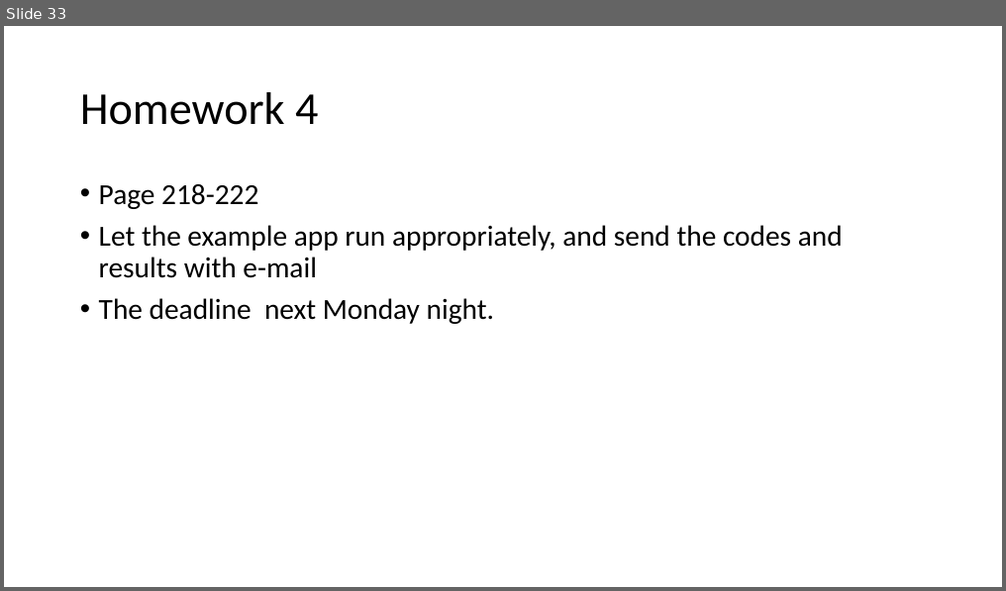
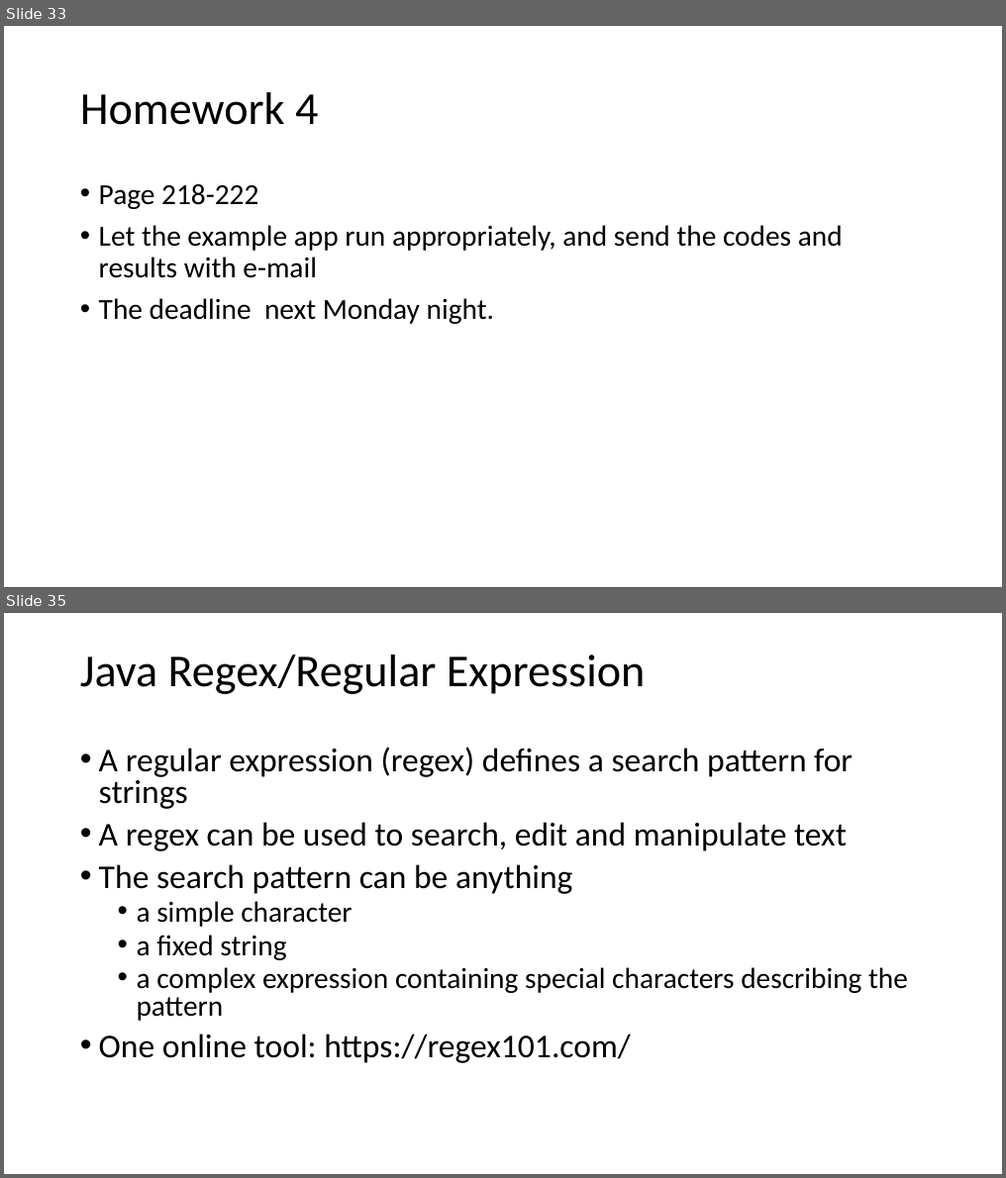
Before and after one commit to tanglw2020/android-class, a slide deck: android activity and intent.pptx. Shown one above the other, each under a label of ours: slide 33 before the commit, slides 33 and 35 after it; the slides between them are not shown. The pictures are 1006x591 and 1006x1178 pixels, drawn with LibreOffice and Linux fonts; fonts in the diff are those of the drawing. Boxes give left, top, right and bottom in pixels: in the first picture for what was removed or moved away, otherwise in the second. Text is boxed around its words. In the diff, an @@ line names an element or a change of style, - is before the commit and + after.

```diff
--- a/android activity and intent.pptx
+++ b/android activity and intent.pptx
@@ slide 35 added at <box>4,613,1002,1174</box>, background #FFFFFF @@
@@ title added at <box>80,655,646,694</box>, 44 pt, text #000000 @@
+Java Regex/Regular Expression
@@ text added at <box>99,747,908,1063</box>, 32 pt, text #000000 @@
+• A regular expression (regex) defines a search pattern for strings
+• A regex can be used to search, edit and manipulate text
+• The search pattern can be anything
+  • a simple character
+  • a fixed string
+  • a complex expression containing special characters describing the pattern
+• One online tool: https://regex101.com/
```
Also in this commit, not shown: 1 slide changed, 14 other slides added, 1 other file.
